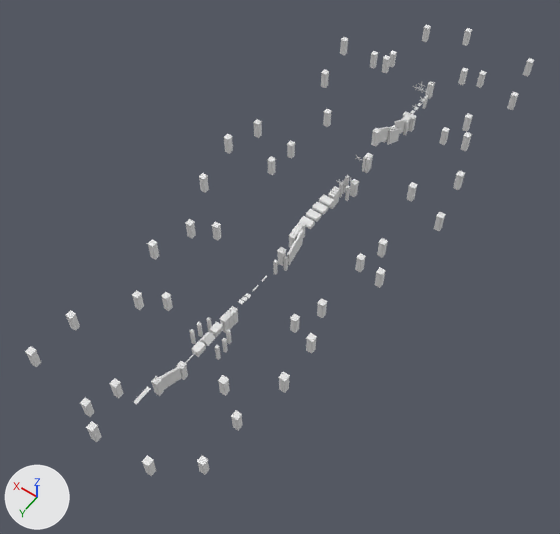
Before and after pictures for a commit that changed the FBX model Assets/Art/Models + Textures/Level 1.fbx.
Camera for both pictures: a 50 mm lens placed at (-259.0, 195.0, 546.0), pointed at (11.0, -184.0, -49.0). The lights are fixed; the arrows at lower left show +X, +Y and +Z. Where no turn or scale is listed for an object, it has been applied to the vertices.

Script lines for the objects in view, before the commit:
```python
ob_cube_476 = bpy.data.objects.new('Cube.476', me_cube_599)
ob_cube_476.location = (79.3, -90.5, 30.8)
ob_cube_543 = bpy.data.objects.new('Cube.543', me_cube_700)
ob_cube_543.location = (0.0, 23.6, 5.4)
ob_cube_546 = bpy.data.objects.new('Cube.546', me_cube_703)
ob_cube_546.location = (0.0, 18.6, 5.4)
ob_cube_548 = bpy.data.objects.new('Cube.548', me_cube_705)
ob_cube_548.location = (0.0, 19.6, 5.4)
ob_cube_553 = bpy.data.objects.new('Cube.553', me_cube_710)
ob_cube_553.location = (0.0, 14.6, 5.4)
ob_cube_603 = bpy.data.objects.new('Cube.603', me_cube_766)
ob_cube_603.location = (0.0, 8.6, 5.4)
ob_cube_604 = bpy.data.objects.new('Cube.604', me_cube_767)
ob_cube_604.location = (0.0, 9.6, 5.4)
ob_cube_605 = bpy.data.objects.new('Cube.605', me_cube_768)
ob_cube_605.location = (0.0, 10.6, 5.4)
ob_cube_606 = bpy.data.objects.new('Cube.606', me_cube_769)
ob_cube_606.location = (0.0, 11.6, 5.4)
```
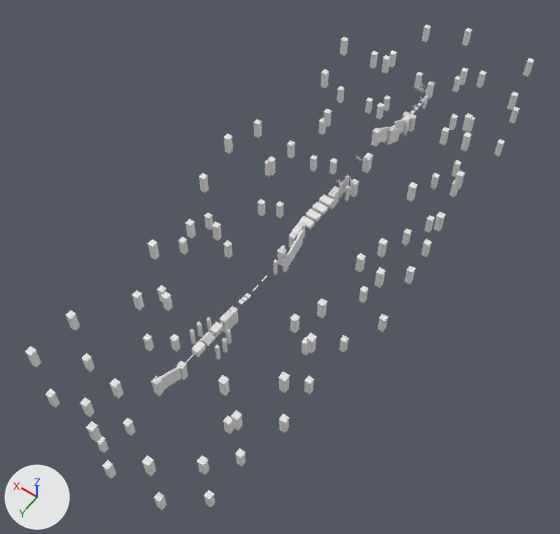
Where the newer file only moved an object's origin or applied its transform, the numbers keep the older frame.

Where the change shows, as pixel boxes (x1, y1, x2, y2) in the pictures (560 x 534 px):
'Cube.939', added
    after: (45, 72, 520, 510)
'Cylinder.246', moved
    before: (284, 258, 288, 271)
    after: (287, 257, 289, 270)

The edits, one by one:
Mesh me_cube_1266 is new.
It has 3318 vertices, 1804 faces and spans x -27.0..188.0, y -159.0..439.0, z -57.0..11.0.
Faces by material slot: [176, 396, 1232].
It uses material mat_grass_edge (white #e7e7e7).
It uses material mat_grass1 (white #e7e7e7).
It uses material mat_rock (white #e7e7e7).
Object 'Cube.604' (ob_cube_604) is deleted.
Object 'Cube.603' (ob_cube_603) is deleted.
Object 'Cube.543' (ob_cube_543) is deleted.
Object 'Cube.605' (ob_cube_605) is deleted.
Object 'Cube.546' (ob_cube_546) is deleted.
Object 'Cube.548' (ob_cube_548) is deleted.
Object 'Cylinder.246' (ob_cylinder_246) moves from (-4.8, -171.0, -18.5) to (-4.8, -172.7, -18.5).
Object 'Cube.606' (ob_cube_606) is deleted.
Object 'Cube.553' (ob_cube_553) is deleted.
Object 'Cube.547' (ob_cube_547) is deleted.
Object 'Cube.607' (ob_cube_607) is deleted.
Object 'Cube.552' (ob_cube_552) is deleted.
Object 'Cube.551' (ob_cube_551) is deleted.
Object 'Cube.550' (ob_cube_550) is deleted.
Object 'Cube.545' (ob_cube_545) is deleted.
Object 'Cube.542' (ob_cube_542) is deleted.
Object 'Cube.516' (ob_cube_516) moves from (-4.8, -171.0, -9.2) to (-4.8, -172.7, -9.2).
Object 'Grass Chunk 1e.038' (ob_grass_chunk_1e_038) moves from (-4.8, -170.9, -9.0) to (-4.8, -172.6, -9.0).
Object 'Cube.544' (ob_cube_544) is deleted.
Object 'Cube.549' (ob_cube_549) is deleted.
Object 'Cube.939' (ob_cube_939) is new; it shows me_cube_1266.
Its location is (-79.7, -370.6, -34.4).
